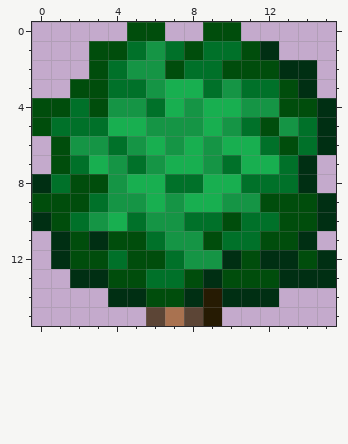
Pixel-art sprite, stored at Assets/Textures/BackgroundIcons/Purist.png. Above: the version before the commit.
The file is 32x32 pixels, drawn in blocks of 2x2; one block is one cell here.
The same view after the edit:
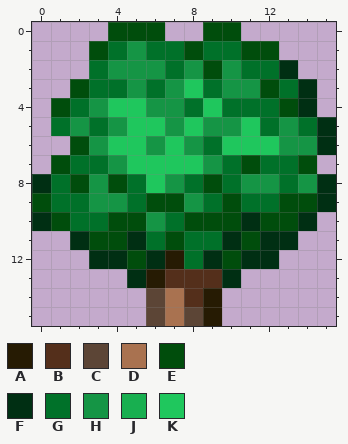
Palette (. is transparent): A #261b03  B #542f1b  C #5c4536  D #a97250  E #004d0c  F #002f13  G #007129  H #159545  J #18af50  K #1fc75d
Difference:
Changed rows in their new state; - is an unchanged pixel.
first column x 0:
 0 ----E-----------
 1 ----GHG-----E---
 2 ---GH--GHEHGG-.-
 3 ---G-HGHK--HEG--
 4 .--HKKHHGKGGG-F.
 5 .-H-HKK-KH-KG---
 6 -.E-KKHKHGKKKHH-
 7 ---G-KKKK--EG-E-
 8 ---HEGKH-EGHH-HF
 9 -GGH-GEEHGEGG---
10 ---GEE-GEE-FE-F.
11 -.FE-F-EGGFEFF.-
12 -..FF-FAGFEF-...
13 --...FABBBF.....
14 ----..CDB-...---
